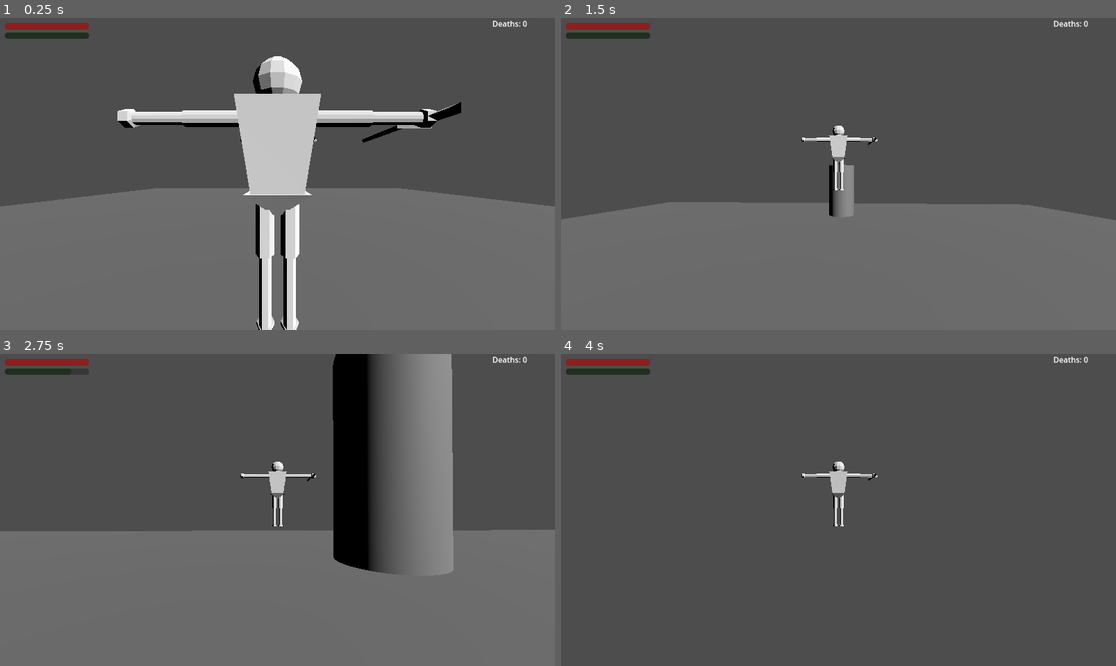
Above: before the commit, frames 1-4 (two rows, left to right).
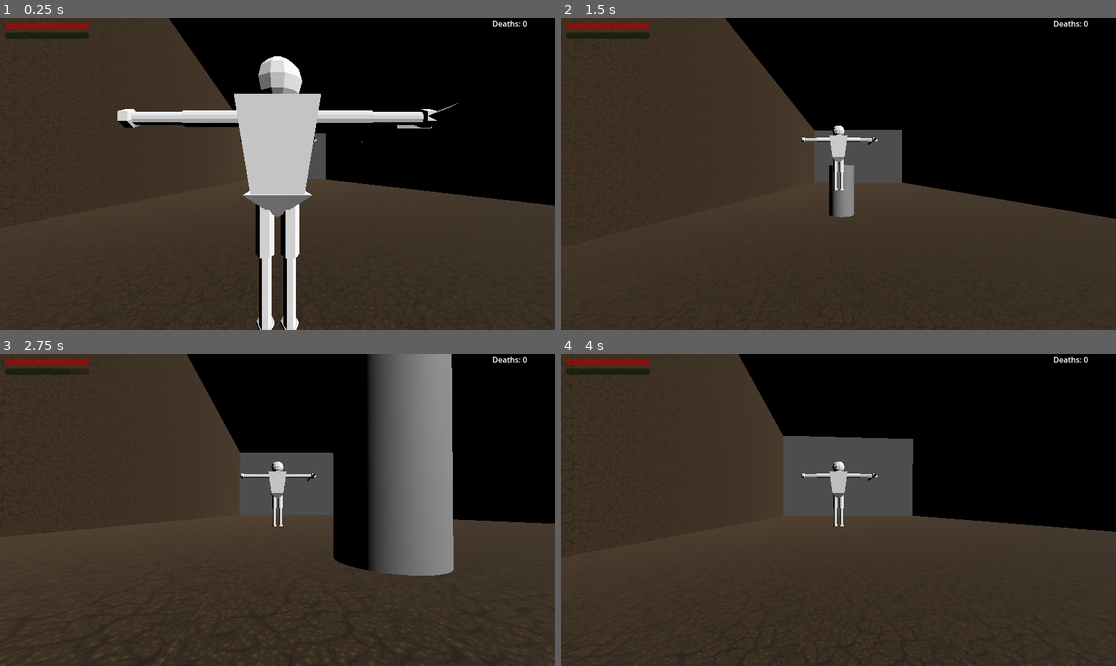
Above: after the commit, the same moments.

Repository: Simen732/Souls-like-game
Game: Godot game, scene res://scenes/main.tscn
Two runs of this game, one before a commit and one after it. Both use one fixed random seed, a clock stepped at 60 frames per second and the inputs below.
Inputs (mouse positions are in pixels of both pictures, inside the frame that each line leads up to):
- Up to frame 1 (0.25 s): no input
- Up to frame 2 (1.5 s): move the mouse to (866, 174) at 0.52 s; hold W (up) from 0.53 s (still down); tap Space (dogde) at 0.6 s; tap F (jump) at 0.77 s; move the mouse to (810, 174) at 1.27 s; tap Shift (run) at 1.35 s
- Up to frame 3 (2.75 s): keep holding W (up); tap F (jump) at 1.52 s; move the mouse to (288, 503) at 2.02 s; tap Space (dogde) at 2.1 s
- Up to frame 4 (4 s): keep holding W (up); move the mouse to (832, 516) at 2.77 s; tap Shift (run) at 2.85 s; tap F (jump) at 3.02, 3.77 s; move the mouse to (877, 513) at 3.52 s; tap Space (dogde) at 3.6 s

The runs differ from the first frame. In frame 1, 89% of the frame differs, in the area x 0-100%, y 0-100%; in frame 2, 96%; in frame 3, 81%; in frame 4, 93%.

Commit message:
Lagde litt level design og noe annet shit

Diff:
--- a/Scripts/CharacterBody3D.gd
+++ b/Scripts/CharacterBody3D.gd
@@ -30,6 +30,12 @@
 	currentHealth.value = currentHealth.max_value
 
 	Input.mouse_mode = Input.MOUSE_MODE_CAPTURED
+	Input.mouse_mode = Input.MOUSE_MODE_VISIBLE
+	Input.mouse_mode = Input.MOUSE_MODE_CAPTURED
+
+
+	Global.idkKerft = true
+
 
 #-----------------------------------------------------------------------------------------------------#
 
--- /dev/null
+++ b/scenes/character_selection.tscn
@@ -0,0 +1,44 @@
+[gd_scene format=3 uid="uid://bbvrk2te8p67r"]
+
+[node name="Character selection" type="Control"]
+layout_mode = 3
+anchors_preset = 15
+anchor_right = 1.0
+anchor_bottom = 1.0
+grow_horizontal = 2
+grow_vertical = 2
+
+[node name="MarginContainer" type="MarginContainer" parent="."]
+layout_mode = 1
+anchors_preset = 8
+anchor_left = 0.5
+anchor_top = 0.5
+anchor_right = 0.5
+anchor_bottom = 0.5
+offset_left = -217.0
+offset_top = -104.0
+offset_right = 217.0
+offset_bottom = 104.0
+grow_horizontal = 2
+grow_vertical = 2
+
+[node name="VBoxContainer" type="VBoxContainer" parent="MarginContainer"]
+layout_mode = 2
+size_flags_horizontal = 4
+
+[node name="Options" type="Button" parent="MarginContainer/VBoxContainer"]
+layout_mode = 2
+text = "Options"
+
+[node name="Skill tree" type="Button" parent="MarginContainer/VBoxContainer"]
+layout_mode = 2
+text = "Skill tree
+"
+
+[node name="Main menu" type="Button" parent="MarginContainer/VBoxContainer"]
+layout_mode = 2
+text = "Main Menu"
+
+[node name="Quit Game" type="Button" parent="MarginContainer/VBoxContainer"]
+layout_mode = 2
+text = "Quit Game?"
--- a/scenes/main.tscn
+++ b/scenes/main.tscn
@@ -1,5 +1,6 @@
 [gd_scene load_steps=11 format=3 uid="uid://cnijba7hn7opy"]
 
+[ext_resource type="Texture2D" uid="uid://ccq8rwy18sim3" path="res://Textures/696.jpg" id="1_m2yxv"]
 [ext_resource type="PackedScene" uid="uid://rf85mfsp141o" path="res://scenes/pillar.tscn" id="2_i73u5"]
 [ext_resource type="PackedScene" uid="uid://dmlpab6m7foju" path="res://scenes/deathBox.tscn" id="3_2sxlr"]
 [ext_resource type="PackedScene" uid="uid://c3opd7ufh7nps" path="res://scenes/spawn_point.tscn" id="4_50kp5"]
@@ -7,9 +8,9 @@
 [ext_resource type="PackedScene" uid="uid://bm1tkh7x1d3cl" path="res://scenes/mainDude.tscn" id="5_0gych"]
 [ext_resource type="PackedScene" uid="uid://uaf3lmjkeoqg" path="res://scenes/main_dude.tscn" id="6_cbmvc"]
 
-[sub_resource type="WorldBoundaryShape3D" id="WorldBoundaryShape3D_s6foj"]
-
-[sub_resource type="PlaneMesh" id="PlaneMesh_vt2pr"]
+[sub_resource type="StandardMaterial3D" id="StandardMaterial3D_ap0yy"]
+albedo_texture = ExtResource("1_m2yxv")
+uv1_triplanar = true
 
 [sub_resource type="BoxMesh" id="BoxMesh_uvcdg"]
 
@@ -19,18 +20,44 @@
 
 [node name="Terrain" type="Node" parent="."]
 
-[node name="Ground" type="StaticBody3D" parent="Terrain"]
-
-[node name="CollisionShape3D" type="CollisionShape3D" parent="Terrain/Ground"]
-transform = Transform3D(10, 0, 0, 0, 10, 0, 0, 0, 10, 0, 0, 0)
-shape = SubResource("WorldBoundaryShape3D_s6foj")
-
-[node name="MeshInstance3D" type="MeshInstance3D" parent="Terrain/Ground"]
-transform = Transform3D(10, 0, 0, 0, 10, 0, 0, 0, 10, 0, 0, 0)
-mesh = SubResource("PlaneMesh_vt2pr")
-
 [node name="sun" type="DirectionalLight3D" parent="Terrain"]
 transform = Transform3D(0.707107, -0.353553, 0.612372, 0, 0.866025, 0.5, -0.707107, -0.353553, 0.612373, 0, 25, 0)
+
+[node name="CSGBox3D" type="CSGBox3D" parent="Terrain"]
+transform = Transform3D(1, 0, 0, 0, 1, 0, 0, 0, 1, 1.69598, -0.5, -4.12769)
+use_collision = true
+size = Vector3(19.5438, 1, 65.2554)
+material = SubResource("StandardMaterial3D_ap0yy")
+
+[node name="CSGBox3D6" type="CSGBox3D" parent="Terrain"]
+transform = Transform3D(1, 0, 0, 0, 0.978917, -0.204257, 0, 0.204257, 0.978917, 1.69598, -2.84157, 39.7468)
+use_collision = true
+size = Vector3(19.5438, 1, 24.1782)
+material = SubResource("StandardMaterial3D_ap0yy")
+
+[node name="CSGBox3D2" type="CSGBox3D" parent="Terrain"]
+transform = Transform3D(-4.37114e-08, -1, 0, 1, -4.37114e-08, 0, 0, 0, 1, 10.7918, 4.49164, -4.12769)
+use_collision = true
+size = Vector3(11.87, 1, 65.2554)
+material = SubResource("StandardMaterial3D_ap0yy")
+
+[node name="CSGBox3D3" type="CSGBox3D" parent="Terrain"]
+transform = Transform3D(-4.37114e-08, -1, 0, 1, -4.37114e-08, 0, 0, 0, 1, -6.51804, 4.97939, -4.12769)
+use_collision = true
+size = Vector3(13.1282, 1, 65.2554)
+material = SubResource("StandardMaterial3D_ap0yy")
+
+[node name="CSGBox3D4" type="CSGBox3D" parent="Terrain"]
+transform = Transform3D(1, 0, 0, 0, 1, 0, 0, 0, 1, 2.46471, 10.296, -4.12769)
+use_collision = true
+size = Vector3(18.2458, 1, 65.2554)
+material = SubResource("StandardMaterial3D_ap0yy")
+
+[node name="CSGBox3D5" type="CSGBox3D" parent="Terrain"]
+transform = Transform3D(1, 0, 0, 0, 0.978148, -0.207912, 0, 0.207912, 0.978148, 2.46471, 8.06099, 38.2407)
+use_collision = true
+size = Vector3(18.2458, 1, 24.1905)
+material = SubResource("StandardMaterial3D_ap0yy")
 
 [node name="Pillars" type="Node" parent="."]
 
Binary file added: Textures/696.jpg
Not shown, added: Textures/696.jpg.import
Not shown, added: Textures/License free.txt
Not shown, added: Textures/License premium.txt
Not shown, added: Textures/696.eps
